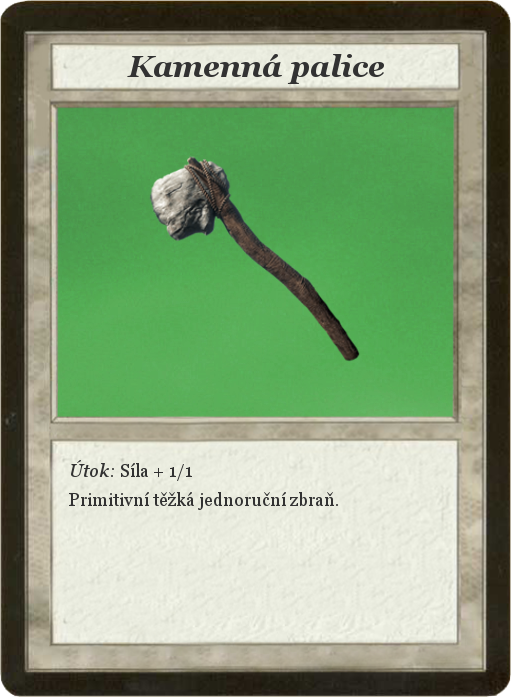
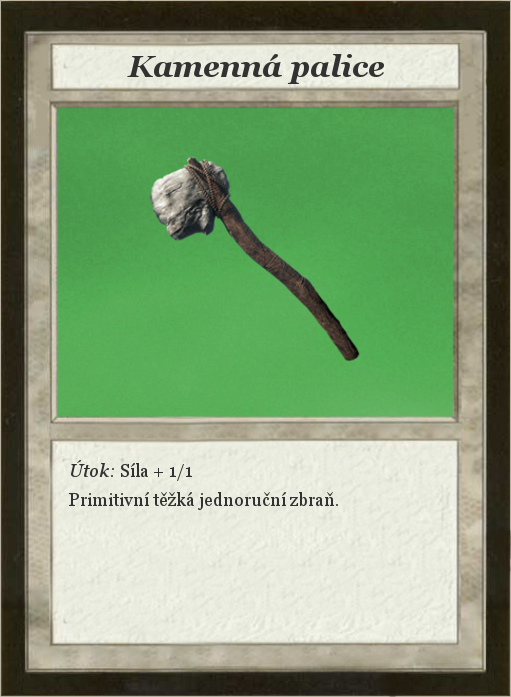
Revision of a layered w=511, h=697 image; what changed, layer by layer:
painted on "Card" over [0, 0, 511, 697]
